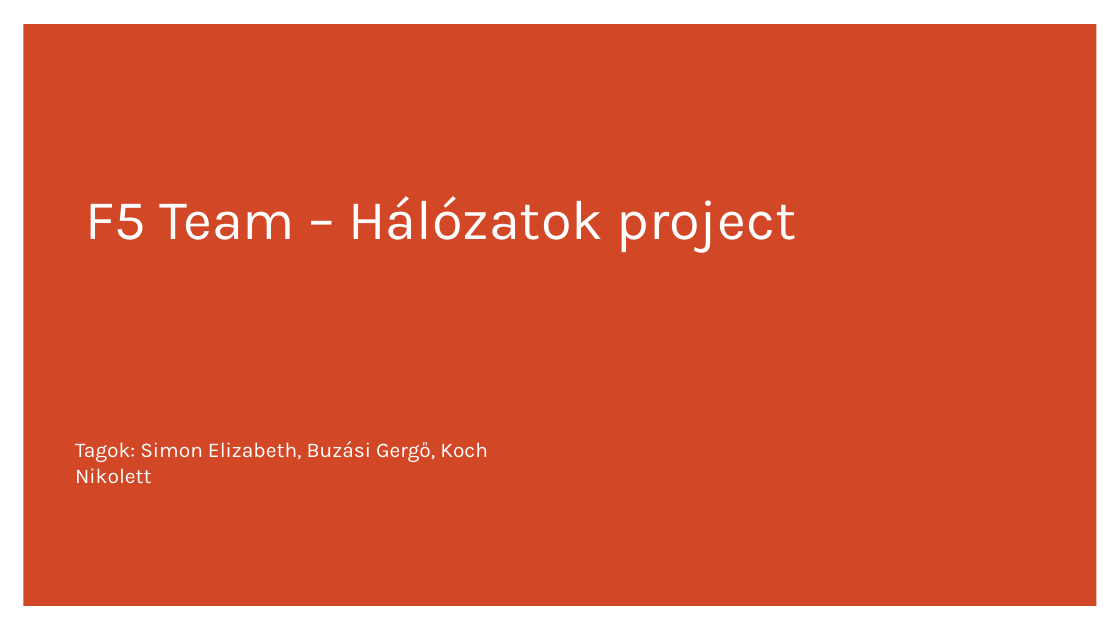
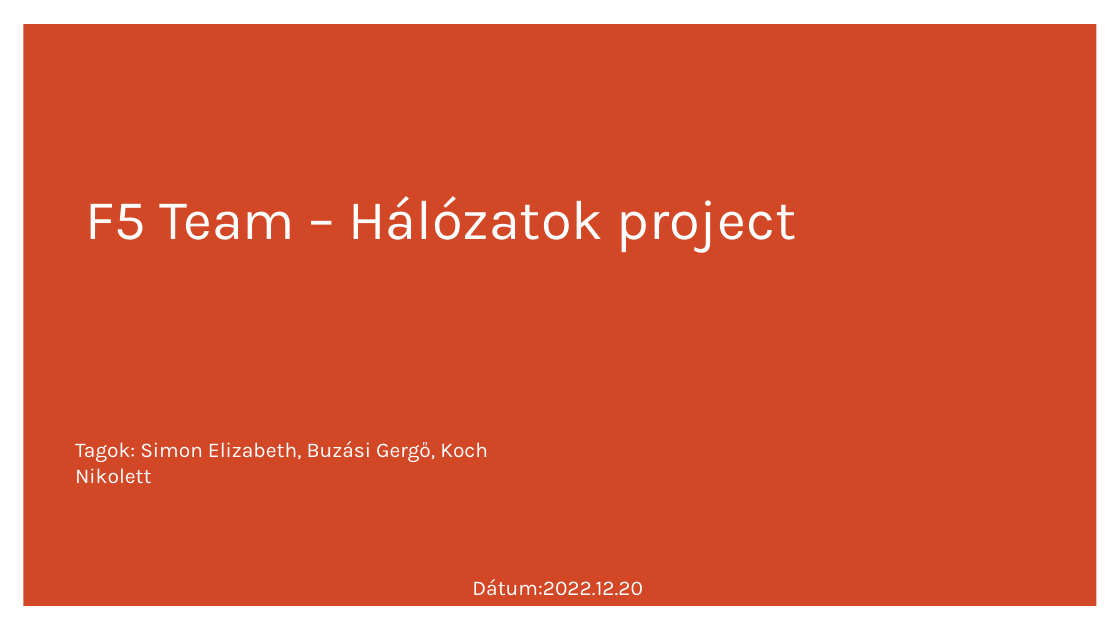
Before and after one commit to nikolettkoch/IKTProjectmunka_F5Team, a slide deck: slide 1 of F5 team bemutató.pptx. Drawn at 1120x630 pixels with LibreOffice and Linux fonts; fonts in the diff are those of the drawing. Boxes give left, top, right and bottom in pixels: in the first picture for what was removed or moved away, otherwise in the second. Text is boxed around its words. In the diff, an @@ line names an element or a change of style, - is before the commit and + after.

Commit message:
javitasok ppt

```diff
--- a/F5 team bemutató.pptx
+++ b/F5 team bemutató.pptx
@@ text added at (472, 579, 643, 595), 18 pt, text #FFFFFF @@
+Dátum:2022.12.20
```
